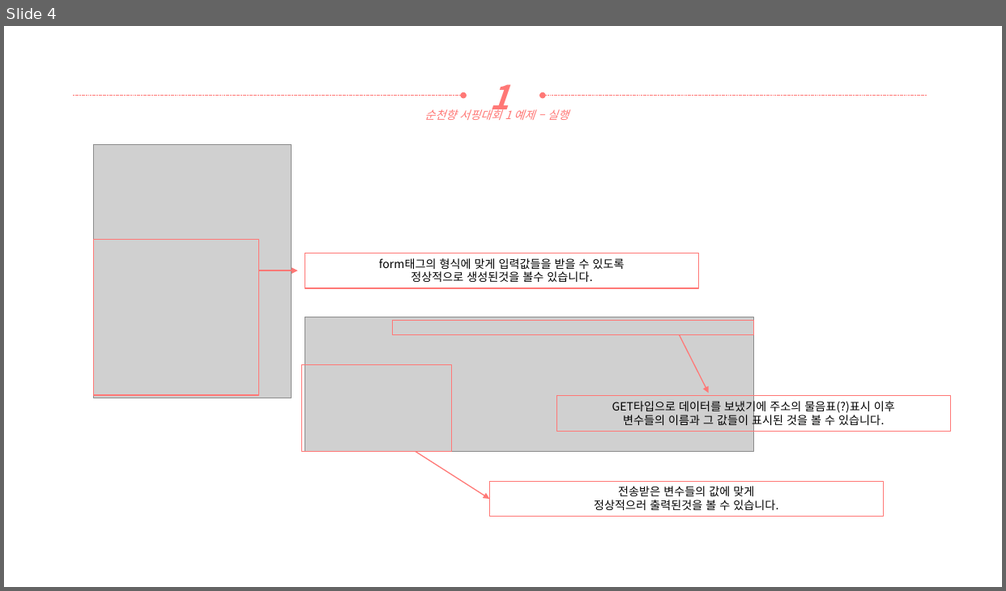
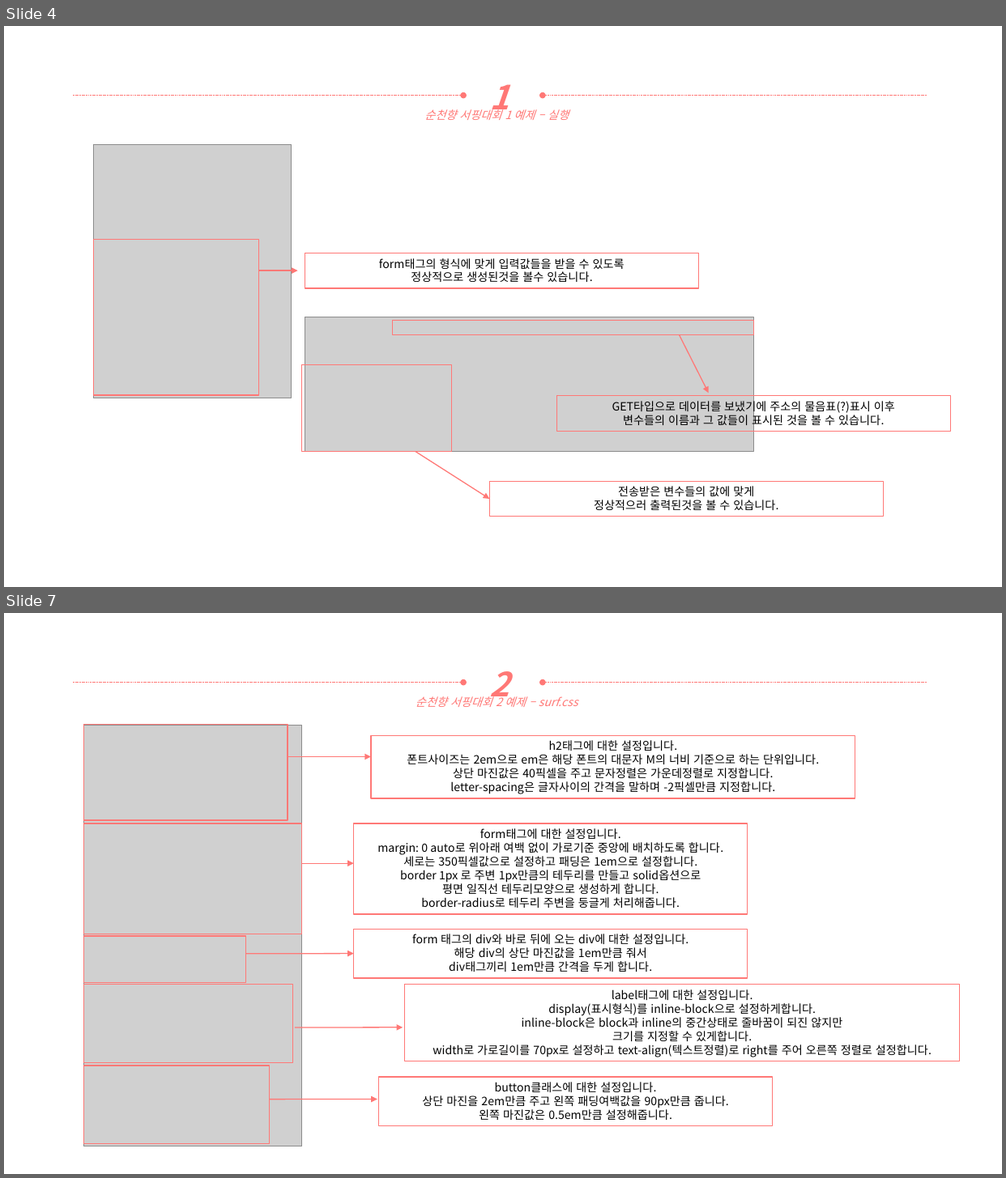
Before and after one commit to yooatom2200/Programing_Base_2, a slide deck: 6장/20164091-송희령-6주차 과제.pptx. Shown one above the other, each under a label of ours: slide 4 before the commit, slides 4 and 7 after it; the slides between them are not shown. The pictures are 1006x591 and 1006x1178 pixels, drawn with LibreOffice and Linux fonts; fonts in the diff are those of the drawing; grey boxes stand for pictures. Boxes give left, top, right and bottom in pixels: in the first picture for what was removed or moved away, otherwise in the second. Text is boxed around its words. In the diff, an @@ line names an element or a change of style, - is before the commit and + after.

Commit message:
실행예제 2 완성

```diff
--- a/6장/20164091-송희령-6주차 과제.pptx
+++ b/6장/20164091-송희령-6주차 과제.pptx
@@ slide 7 added at (4, 613, 1002, 1174), background #FFFFFF @@
@@ arrow added from (73, 683) to (463, 683), #FF7876 0.5 pt dashed @@
@@ text added at (490, 671, 509, 705), 32 pt, text #FF7876, bold, italic @@
+2
@@ arrow added from (927, 683) to (543, 683), #FF7876 0.5 pt dashed @@
@@ text added at (415, 695, 578, 707), 11 pt, text #FF7876, italic @@
+순천향 서핑대회 2 예제 – surf.css
@@ picture added at (84, 726, 302, 1147) @@
@@ rectangle added at (84, 725, 288, 820), outline #FF7876 1 pt @@
@@ arrow added from (288, 756) to (371, 756), #FF7876 1 pt @@
@@ rectangle added at (371, 736, 855, 798), outline #FF7876 1 pt, 11 pt, text #000000 @@
+h2태그에 대한 설정입니다.
+폰트사이즈는 2em으로 em은 해당 폰트의 대문자 M의 너비 기준으로 하는 단위입니다.
+상단 마진값은 40픽셀을 주고 문자정렬은 가운데정렬로 지정합니다.
+letter-spacing은 글자사이의 간격을 말하며 -2픽셀만큼 지정합니다.
@@ rectangle added at (84, 824, 302, 934), outline #FF7876 1 pt @@
@@ rectangle added at (354, 824, 748, 914), outline #FF7876 1 pt, 11 pt, text #000000 @@
+form태그에 대한 설정입니다.
+margin: 0 auto로 위아래 여백 없이 가로기준 중앙에 배치하도록 합니다.
+세로는 350픽셀값으로 설정하고 패딩은 1em으로 설정합니다.
+border 1px 로 주변 1px만큼의 테두리를 만들고 solid옵션으로
+평면 일직선 테두리모양으로 생성하게 합니다.
+border-radius로 테두리 주변을 둥글게 처리해줍니다.
@@ arrow added from (302, 864) to (354, 864), #FF7876 1 pt @@
@@ rectangle added at (84, 936, 246, 983), outline #FF7876 1 pt @@
@@ rectangle added at (354, 929, 748, 978), outline #FF7876 1 pt, 11 pt, text #000000 @@
+form 태그의 div와 바로 뒤에 오는 div에 대한 설정입니다.
+해당 div의 상단 마진값을 1em만큼 줘서
+div태그끼리 1em만큼 간격을 두게 합니다.
@@ arrow added from (246, 954) to (354, 954), #FF7876 1 pt @@
@@ rectangle added at (84, 984, 293, 1063), outline #FF7876 1 pt @@
@@ rectangle added at (404, 984, 960, 1062), outline #FF7876 1 pt, 11 pt, text #000000 @@
+label태그에 대한 설정입니다.
+display(표시형식)를 inline-block으로 설정하게합니다.
+inline-block은 block과 inline의 중간상태로 줄바꿈이 되진 않지만
+크기를 지정할 수 있게합니다.
+width로 가로길이를 70px로 설정하고 text-align(텍스트정렬)로 right를 주어 오른쪽 정렬로 설정합니다.
@@ arrow added from (295, 1028) to (403, 1028), #FF7876 1 pt @@
@@ rectangle added at (84, 1066, 270, 1144), outline #FF7876 1 pt @@
@@ rectangle added at (379, 1077, 773, 1127), outline #FF7876 1 pt, 11 pt, text #000000 @@
+button클래스에 대한 설정입니다.
+상단 마진을 2em만큼 주고 왼쪽 패딩여백값을 90px만큼 줍니다.
+왼쪽 마진값은 0.5em만큼 설정해줍니다.
@@ arrow added from (270, 1100) to (377, 1100), #FF7876 1 pt @@
```
Also in this commit, not shown: 1 slide changed, 4 other slides added, 5 other files.
